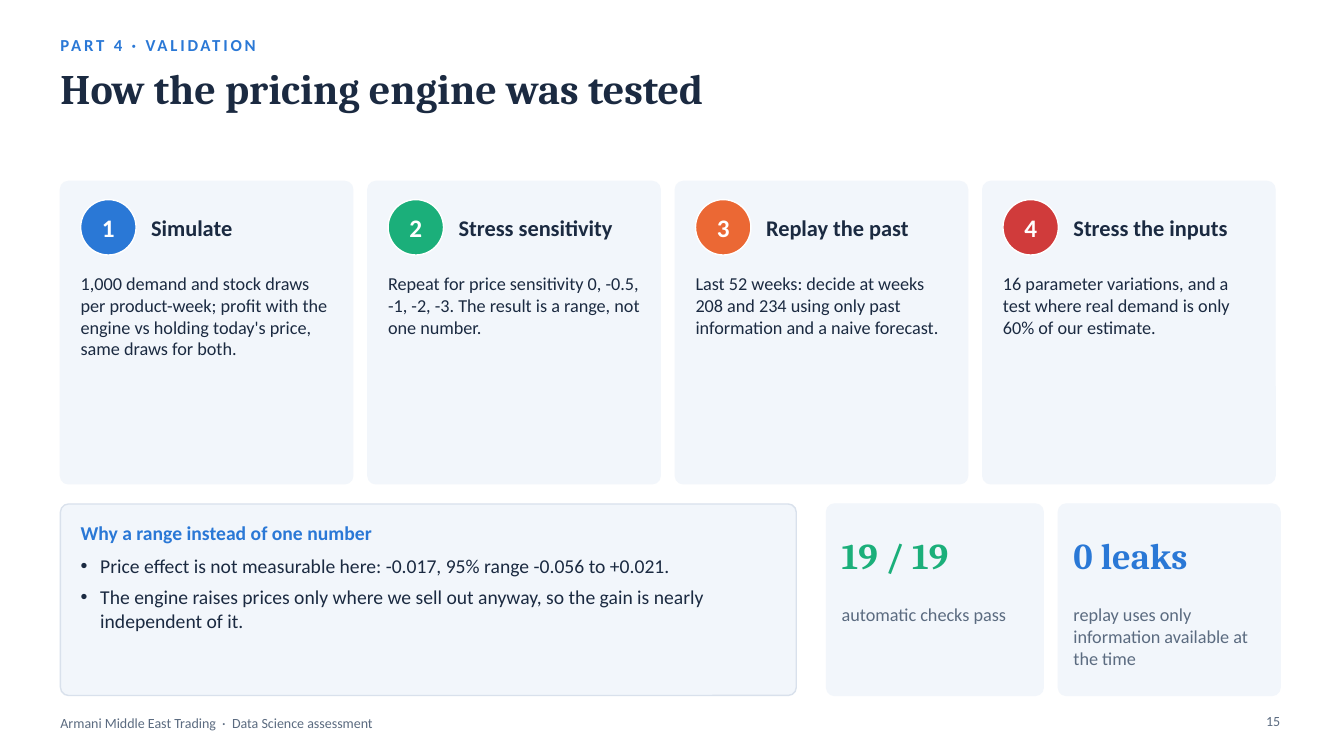
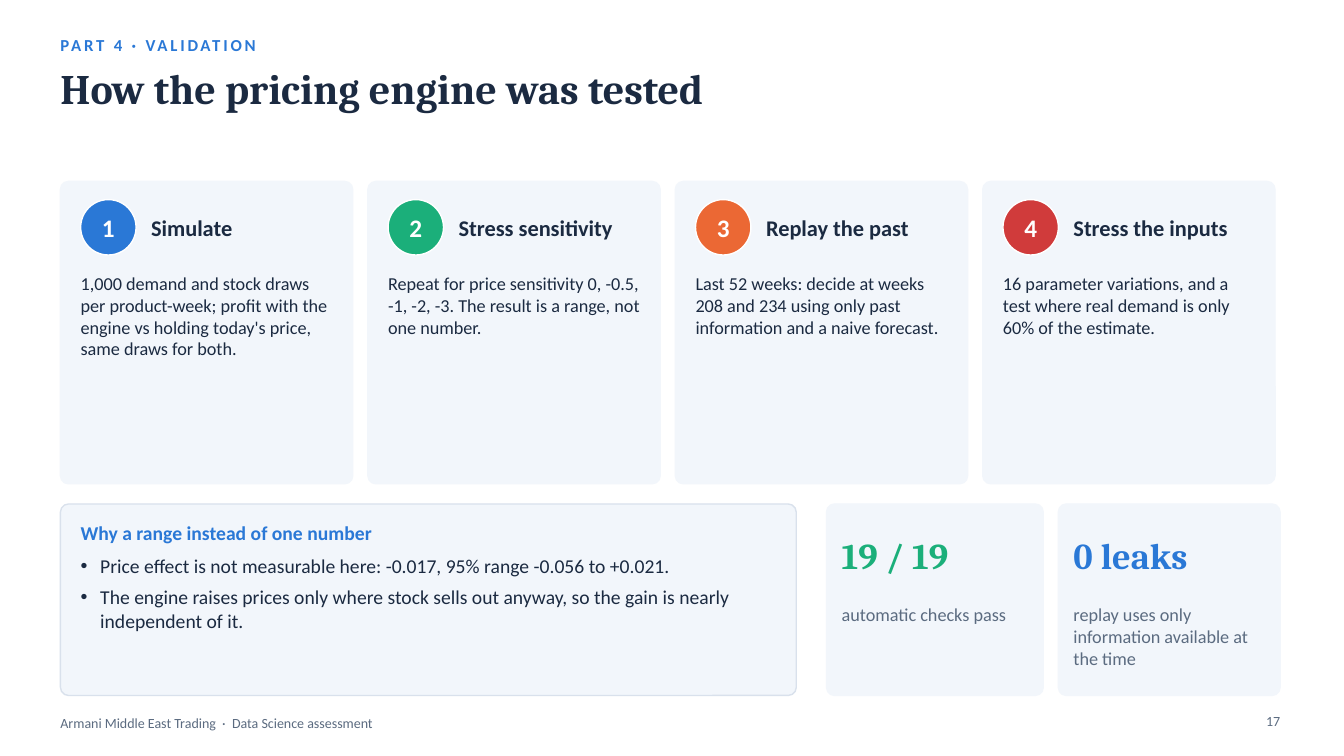
Before and after one commit to hrnademi/Technical_Assessment_HamidrezaNademi, a slide deck: slide 17 of Armani_Data_Science_Presentation.pptx (slide 15 before the commit). Drawn at 1344x756 pixels with LibreOffice and Linux fonts; fonts in the diff are those of the drawing. Boxes give left, top, right and bottom in pixels: in the first picture for what was removed or moved away, otherwise in the second. Text is boxed around its words. In the diff, an @@ line names an element or a change of style, - is before the commit and + after.

```diff
--- a/Armani_Data_Science_Presentation.pptx
+++ b/Armani_Data_Science_Presentation.pptx
@@ text at box(1003, 277, 1229, 334): text changed @@
-16 parameter variations, and a test where real demand is only 60% of our estimate.
+16 parameter variations, and a test where real demand is only 60% of the estimate.
@@ text at box(100, 590, 729, 631): text changed @@
-• The engine raises prices only where we sell out anyway, so the gain is nearly independent of it.
+• The engine raises prices only where stock sells out anyway, so the gain is nearly independent of it.
@@ page number at box(1266, 717, 1280, 726): text changed @@
-15
+17
```
Also in this commit, not shown: 10 other slides changed, 3 slides added, 3 slides removed.
